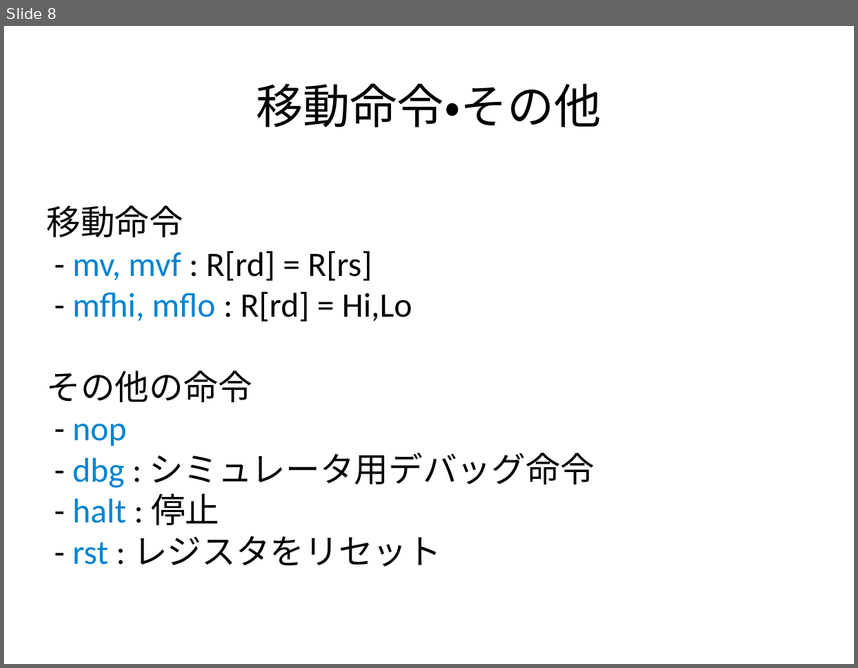
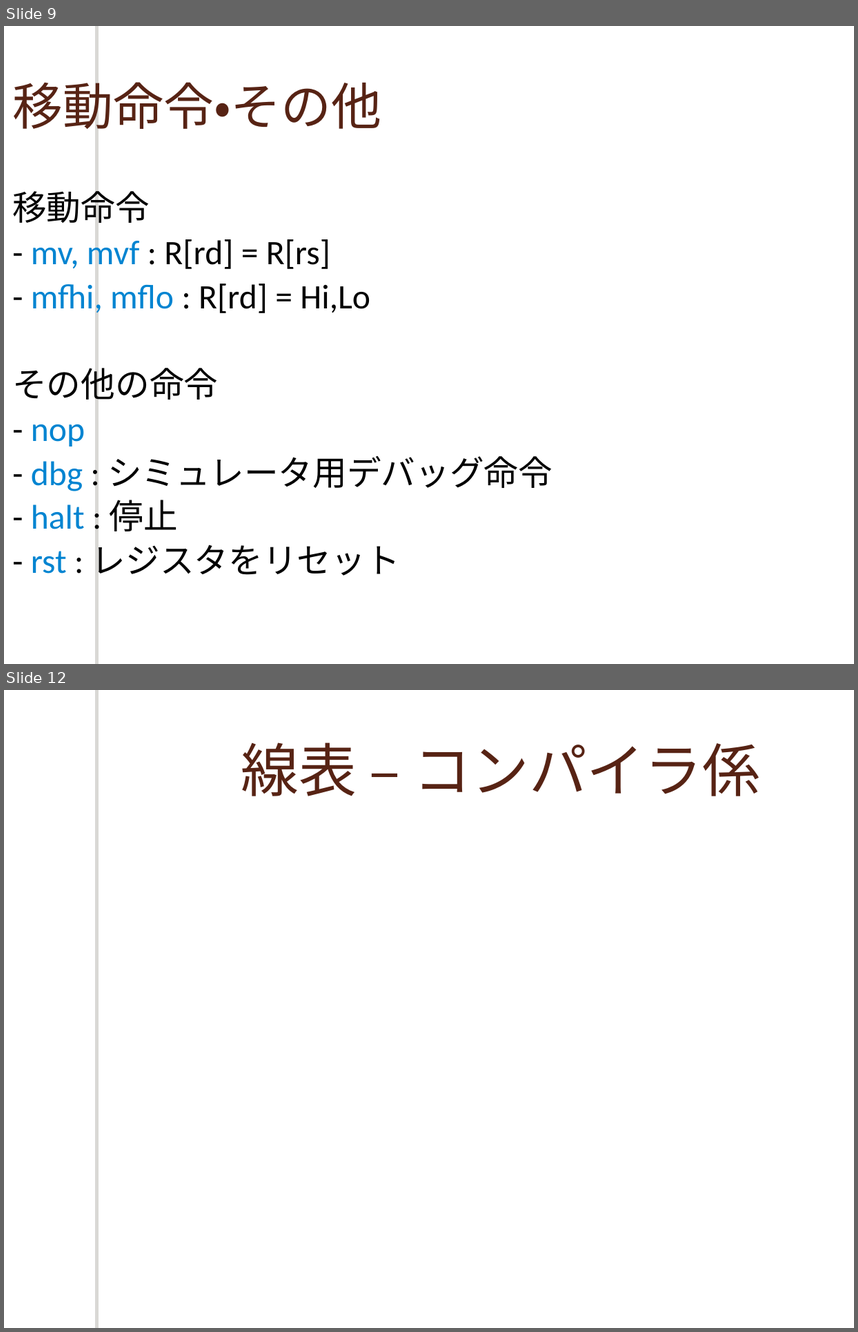
Before and after one commit to cpumul4/cpuex, a slide deck: 10_09.odp. Shown one above the other, each under a label of ours: slide 8 before the commit, slides 9 and 12 after it; the slides between them are not shown. The pictures are 858x668 and 858x1332 pixels, drawn with LibreOffice and Linux fonts; fonts in the diff are those of the drawing; background and template pictures are left out. Boxes give left, top, right and bottom in pixels: in the first picture for what was removed or moved away, otherwise in the second. Text is boxed around its words. In the diff, an @@ line names an element or a change of style, - is before the commit and + after.

```diff
--- a/10_09.odp
+++ b/10_09.odp
@@ slide 12 added at (4, 690, 854, 1328), background picture (left out); not listed: 1 template element that a slide beside it also shows @@
@@ text added at (241, 742, 761, 796), 54 pt, text #572314 @@
+線表 – コンパイラ係
@@ what was slide 8 is now slide 9 @@
@@ slide 9 changed as well @@
@@ freeform shape added at (98, 26, 105, 664), fill #FFFFFF @@
@@ title "移動命令・その他": place and size @@
-title "移動命令・その他" at (256, 83, 602, 127)
+title "移動命令・その他" at (12, 74, 381, 138)
@@ title "移動命令・その他" at (12, 74, 381, 138): size 44 to 47 pt, text colour #000000 to #572314; alignment centre to left @@
@@ subtitle "移動命令": place and size @@
-subtitle "移動命令" at (47, 205, 595, 566)
+subtitle "移動命令" at (12, 185, 553, 581)
@@ subtitle "移動命令" at (12, 185, 553, 581): line spacing 1 to 0.9; more space between paragraphs @@
```
Also in this commit, not shown: 6 other slides changed, 7 other slides added, 2 slides removed.
